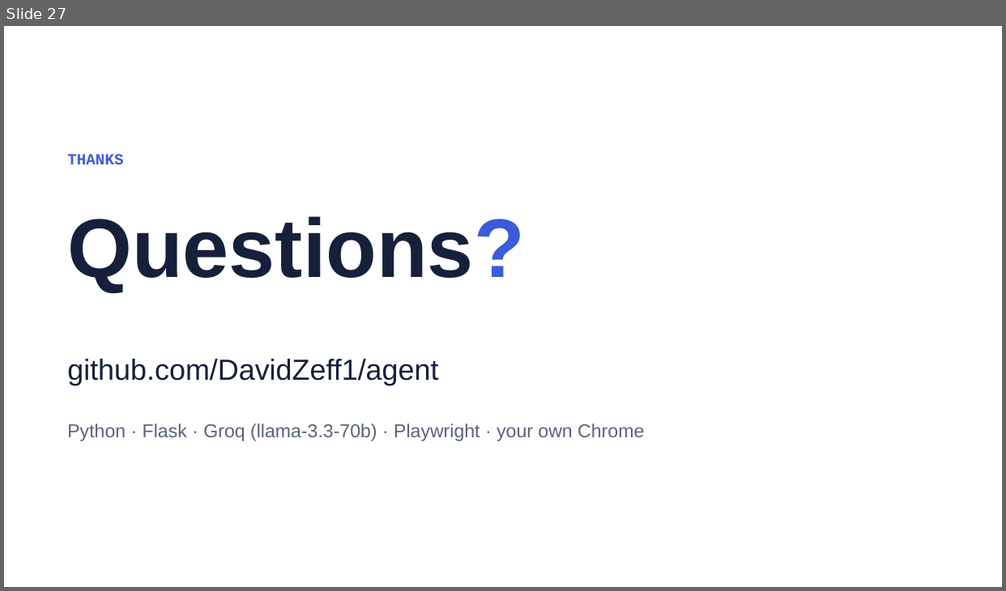
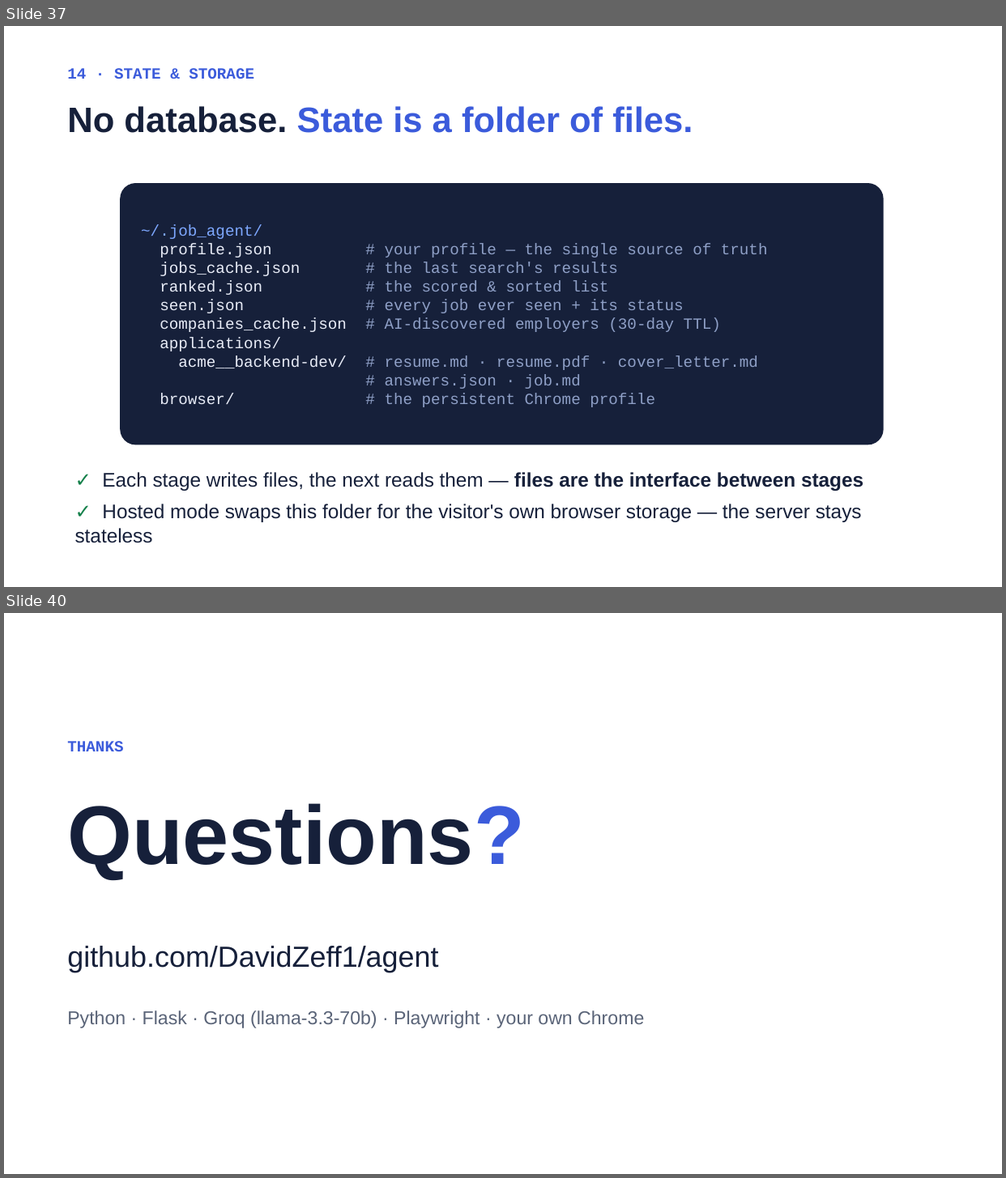
Before and after one commit to DavidZeff1/agent, a slide deck: presentation/Job Agent Presentation.pptx. Shown one above the other, each under a label of ours: slide 27 before the commit, slides 37 and 40 after it; the slides between them are not shown. The pictures are 1006x591 and 1006x1178 pixels, drawn with LibreOffice and Linux fonts; fonts in the diff are those of the drawing. Boxes give left, top, right and bottom in pixels: in the first picture for what was removed or moved away, otherwise in the second. Text is boxed around its words. In the diff, an @@ line names an element or a change of style, - is before the commit and + after.

```diff
--- a/presentation/Job Agent Presentation.pptx
+++ b/presentation/Job Agent Presentation.pptx
@@ slide 37 added at (4, 26, 1002, 587), background #FFFFFF @@
@@ text added at (67, 68, 254, 79), 15 pt, text #3B5BDB, bold @@
+14 · STATE & STORAGE
@@ text added at (67, 106, 692, 133), 34 pt, text #3B5BDB, bold @@
+No database. State is a folder of files.
@@ rounded rectangle added at (120, 183, 884, 446), fill #16203A, 15 pt, text #8FA0C7 @@
+~/.job_agent/
+profile.json # your profile — the single source of truth
+jobs_cache.json # the last search's results
+ranked.json # the scored & sorted list
+seen.json # every job ever seen + its status
+companies_cache.json # AI-discovered employers (30-day TTL)
+applications/
+acme__backend-dev/ # resume.md · resume.pdf · cover_letter.md
+# answers.json · job.md
+browser/ # the persistent Chrome profile
@@ text added at (75, 472, 863, 544), 19 pt, text #16203A @@
+✓ Each stage writes files, the next reads them — files are the interface between stages
+✓ Hosted mode swaps this folder for the visitor's own browser storage — the server stays stateless
@@ what was slide 27 is now slide 40 @@
```
Also in this commit, not shown: 16 slides changed, 12 other slides added, 2 other files.
